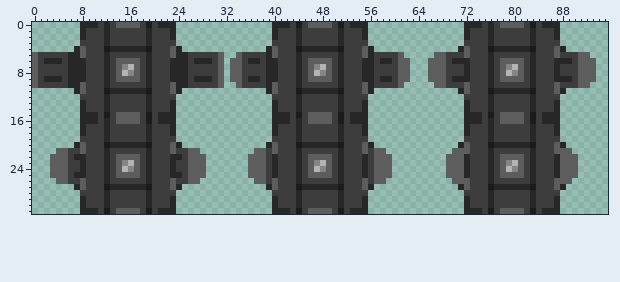
A sprite sheet gets an edit: Assets/Sprites/box hook.png. The picture above was drawn from the file before the commit.
The file is 96x32 pixels.
And afterwards:
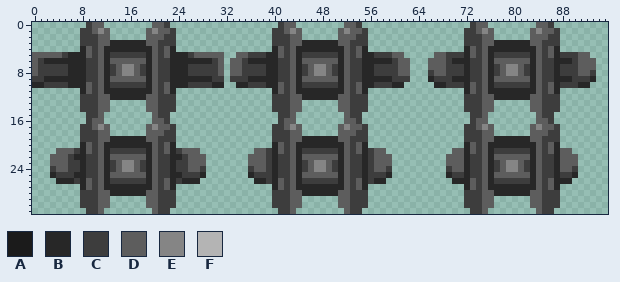
Palette (. is transparent): A #1b1b1b  B #272727  C #3d3d3d  D #5d5d5d  E #858585  F #b4b4b4
From the commit log: Add spawn box controlls on Room1's Spawn script; Change box hook's sprite
Difference:
y 0: x 8..23 BBBCBCDDDDCACBBB -> .CDD........DDC.; x 40..55 BBBCACDDDDCACBBB -> .CDD........DDC.; x 72..87 BBBCBCDDDDCACBBB -> .CDD........DDC.
y 1: x 8 B -> C; x 10..23 CCBCCCCCCBCCCB -> DED......DEDDC; x 40 B -> C; x 42..55 CCBCCCCCCBCCCB -> DED......DEDDC; x 72 B -> C; x 74..87 CCBCCCCCCBCCCB -> DED......DEDDC
y 2: x 8 B -> C; x 11..21 CBCCCCCCBCC -> DD......DDD; x 23 B -> C; x 40 B -> C; x 43..53 CBCCCCCCBCC -> DD......DDD; x 55 B -> C; x 72 B -> C; x 75..85 CBCCCCCCBCC -> DD......DDD; x 87 B -> C
y 3: x 11..20 CBCCCCCCBC -> DDBBBBBBDD; x 43..52 CBCCCCCCBC -> DDBBBBBBDD; x 75..84 CBCCCCCCBC -> DDBBBBBBDD
y 4: x 7..9 BDC -> .BD; x 11..12 CA -> DB; x 19..20 AC -> BD; x 22..24 CDB -> DB.; x 39..41 BDC -> .BD; x 43..44 CA -> DB; x 51..52 AC -> BD; x 54..56 CDB -> DB.; x 71..73 BDC -> .BD; x 75..76 CA -> DB; x 83..84 AC -> BD; x 86..88 CDB -> DB.
y 5: x 1..4 CCCC -> DDDD; x 8..9 DC -> BD; x 11 C -> D; x 20 C -> D; x 22..23 CD -> DB; x 27..30 CCCC -> DDDD; x 35 C -> D; x 40..41 DC -> BD; x 43 C -> D; x 52 C -> D; x 54..55 CD -> DB; x 60 C -> D; x 72..73 DC -> BD; x 75 C -> D; x 84 C -> D; x 86..87 CD -> DB
y 6: x 5 C -> B; x 11 C -> D; x 13 C -> D; x 18 C -> D; x 20 C -> D; x 26 C -> B; x 38 C -> B; x 43 C -> D; x 45 C -> D; x 50 C -> D; x 52 C -> D; x 57 C -> B; x 75 C -> D; x 77 C -> D; x 82 C -> D; x 84 C -> D
y 7: x 11 C -> D; x 16 F -> E; x 20 C -> D; x 43 C -> D; x 48 F -> E; x 52 C -> D; x 75 C -> D; x 80 F -> E; x 84 C -> D
y 8: x 11 C -> D; x 15 F -> E; x 20 C -> D; x 43 C -> D; x 47 F -> E; x 52 C -> D; x 66 D -> C; x 75 C -> D; x 79 F -> E; x 84 C -> D; x 93 D -> C
y 9: x 0 D -> C; x 5 C -> B; x 11 C -> D; x 13 C -> D; x 18 C -> D; x 20 C -> D; x 26 C -> B; x 31 D -> C; x 33..34 DD -> CC; x 38 C -> B; x 43 C -> D; x 45 C -> D; x 50 C -> D; x 52 C -> D; x 57 C -> B; x 61..62 DD -> CC; x 66..68 DDD -> BCC; x 75 C -> D; x 77 C -> D; x 82 C -> D; x 84 C -> D; x 91..93 DDD -> CCB
y 10: x 0..1 DC -> BB; x 8..9 DC -> BD; x 11 C -> D; x 20 C -> D; x 22..23 CD -> DB; x 30..31 CD -> BB; x 34..35 DC -> BB; x 40..41 DC -> BD; x 43 C -> D; x 52 C -> D; x 54..55 CD -> DB; x 60..61 CD -> BB; x 67..68 DD -> BB; x 72..73 DC -> BD; x 75 C -> D; x 84 C -> D; x 86..87 CD -> DB; x 91..92 DD -> BB
y 11: x 7..9 BDC -> .BD; x 11..12 CA -> DB; x 19..20 AC -> BD; x 22..24 CDB -> DB.; x 39..41 BDC -> .BD; x 43..44 CA -> DB; x 51..52 AC -> BD; x 54..56 CDB -> DB.; x 71..73 BDC -> .BD; x 75..76 CA -> DB; x 83..84 AC -> BD; x 86..88 CDB -> DB.
y 12: x 11..20 CBCCCCCCBC -> DDBBBBBBDD; x 43..52 CBCCCCCCBC -> DDBBBBBBDD; x 75..84 CBCCCCCCBC -> DDBBBBBBDD
y 13..14: x 8 B -> C; x 11..20 CBCCCCCCBC -> DD......DD; x 23 B -> C; x 40 B -> C; x 43..52 CBCCCCCCBC -> DD......DD; x 55 B -> C; x 72 B -> C; x 75..84 CBCCCCCCBC -> DD......DD; x 87 B -> C
y 15: x 8..23 BBBCACDDDDCACBBB -> .CCD........DCC.; x 40..55 BBBCACDDDDCACBBB -> .CCD........DCC.; x 72..87 BBBCACDDDDCACBBB -> .CCD........DCC.
y 16: x 8..23 BBBCBCDDDDCACBBB -> .CDD........DDC.; x 40..55 BBBCBCDDDDCACBBB -> .CDD........DDC.; x 72..87 BBBCBCDDDDCACBBB -> .CDD........DDC.
y 17: x 8 B -> C; x 10..23 CCBCCCCCCBCCCB -> DED......DEDDC; x 40 B -> C; x 42..55 CCBCCCCCCBCCCB -> DED......DEDDC; x 72 B -> C; x 74..87 CCBCCCCCCBCCCB -> DED......DEDDC
y 18: x 8 B -> C; x 11..21 CBCCCCCCBCC -> DD......DDD; x 23 B -> C; x 40 B -> C; x 43..53 CBCCCCCCBCC -> DD......DDD; x 55 B -> C; x 72 B -> C; x 75..85 CBCCCCCCBCC -> DD......DDD; x 87 B -> C
y 19: x 11..20 CBCCCCCCBC -> DDBBBBBBDD; x 43..52 CBCCCCCCBC -> DDBBBBBBDD; x 75..84 CBCCCCCCBC -> DDBBBBBBDD
y 20: x 7..9 BDC -> .BD; x 11..12 CA -> DB; x 19..20 AC -> BD; x 22..24 CDB -> DB.; x 39..41 BDC -> .BD; x 43..44 CA -> DB; x 51..52 AC -> BD; x 54..56 CDB -> DB.; x 71..73 BDC -> .BD; x 75..76 CA -> DB; x 83..84 AC -> BD; x 86..88 CDB -> DB.
y 21: x 6 C -> D; x 8..9 DC -> BD; x 11 C -> D; x 20 C -> D; x 22..23 CD -> DB; x 25 C -> D; x 40..41 DC -> BD; x 43 C -> D; x 52 C -> D; x 54..55 CD -> DB; x 72..73 DC -> BD; x 75 C -> D; x 84 C -> D; x 86..87 CD -> DB
y 22: x 11 C -> D; x 13 C -> D; x 18 C -> D; x 20 C -> D; x 43 C -> D; x 45 C -> D; x 50 C -> D; x 52 C -> D; x 75 C -> D; x 77 C -> D; x 82 C -> D; x 84 C -> D
y 23: x 11 C -> D; x 16 F -> E; x 20 C -> D; x 43 C -> D; x 48 F -> E; x 52 C -> D; x 75 C -> D; x 80 F -> E; x 84 C -> D
y 24: x 3 D -> C; x 11 C -> D; x 15 F -> E; x 20 C -> D; x 28 D -> C; x 36 D -> C; x 43 C -> D; x 47 F -> E; x 52 C -> D; x 59 D -> C; x 69 D -> C; x 75 C -> D; x 79 F -> E; x 84 C -> D; x 90 D -> C
y 25: x 3..5 DDD -> BCC; x 11 C -> D; x 13 C -> D; x 18 C -> D; x 20 C -> D; x 26..28 DDD -> CCB; x 36..38 DDD -> BCC; x 43 C -> D; x 45 C -> D; x 50 C -> D; x 52 C -> D; x 57..59 DDD -> CCB; x 69..71 DDD -> BCC; x 75 C -> D; x 77 C -> D; x 82 C -> D; x 84 C -> D; x 88..90 DDD -> CCB
y 26: x 4..6 DDC -> BBB; x 8..9 DC -> BD; x 11 C -> D; x 20 C -> D; x 22..23 CD -> DB; x 25..27 CDD -> BBB; x 37..38 DD -> BB; x 40..41 DC -> BD; x 43 C -> D; x 52 C -> D; x 54..55 CD -> DB; x 57..58 DD -> BB; x 70..73 DDDC -> BBBD; x 75 C -> D; x 84 C -> D; x 86..89 CDDD -> DBBB
y 27: x 7..9 BDC -> .BD; x 11..12 CA -> DB; x 19..20 AC -> BD; x 22..24 CDB -> DB.; x 39..41 BDC -> .BD; x 43..44 CA -> DB; x 51..52 AC -> BD; x 54..56 CDB -> DB.; x 71..73 BDC -> .BD; x 75..76 CA -> DB; x 83..84 AC -> BD; x 86..88 CDB -> DB.
y 28: x 11..20 CBCCCCCCBC -> DDBBBBBBDD; x 43..52 CBCCCCCCBC -> DDBBBBBBDD; x 75..84 CBCCCCCCBC -> DDBBBBBBDD
y 29..30: x 8 B -> C; x 11..20 CBCCCCCCBC -> DD......DD; x 23 B -> C; x 40 B -> C; x 43..52 CBCCCCCCBC -> DD......DD; x 55 B -> C; x 72 B -> C; x 75..84 CBCCCCCCBC -> DD......DD; x 87 B -> C
y 31: x 8..23 BBBCACDDDDCACBBB -> .CCD........DCC.; x 40..55 BBBCACDDDDCACBBB -> .CCD........DCC.; x 72..87 BBBCACDDDDCACBBB -> .CCD........DCC.
